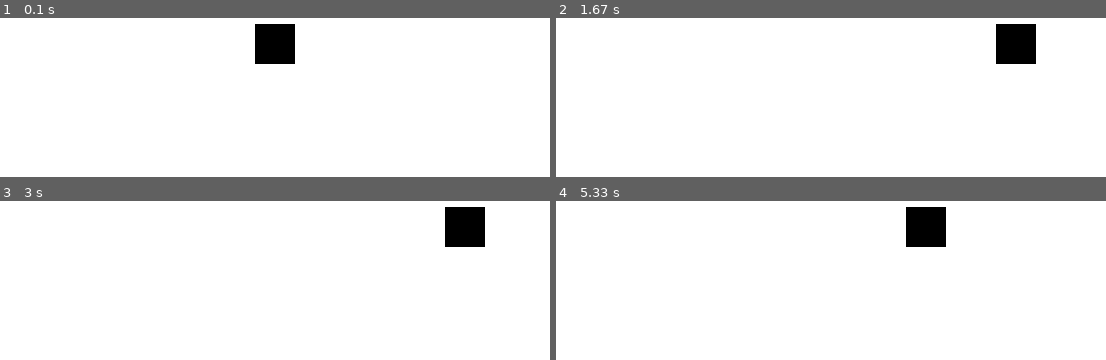
Above: before the commit, frames 1-4 (two rows, left to right).
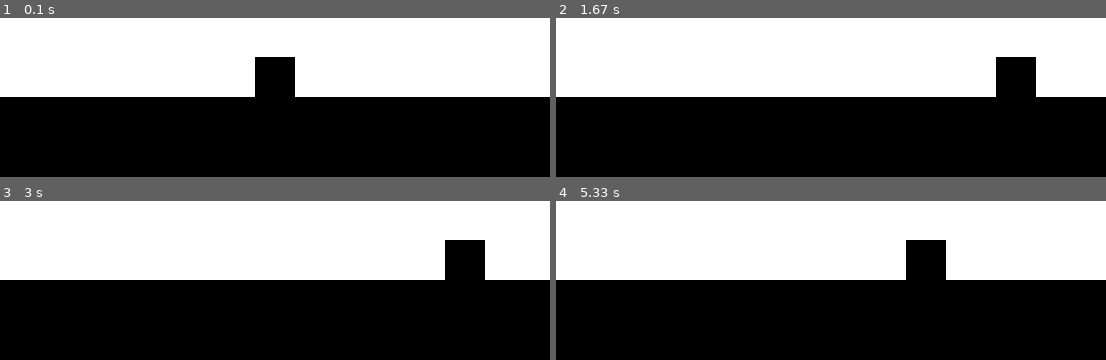
Above: after the commit, the same moments.

Repository: emilykrohn/pygamePlatformer
Game: pygame game, started from main.py
Two runs of this game, one before a commit and one after it. Both use one fixed random seed, a clock stepped at 60 frames per second and the inputs below.
Inputs:
- Up to frame 1 (0.1 s): no input
- Up to frame 2 (1.67 s): hold D 0.33-0.8 s; hold D 0.83-1.3 s; hold A from 1.33 s (still down)
- Up to frame 3 (3 s): release A at 1.87 s; hold A 1.9-2.3 s; hold D 2.33-2.97 s
- Up to frame 4 (5.33 s): hold A 3-3.47 s; hold D 3.5-3.97 s; hold D 4-4.47 s; hold A 4.5-5.03 s; hold A from 5.07 s (still down)

The runs differ from the first frame. In frame 1, 53% of the frame differs, in the area x 0-100%, y 3-100%; in frame 2, 53%; in frame 3, 53%; in frame 4, 53%.

Commit message:
Add ground

Diff:
--- a/main.py
+++ b/main.py
@@ -13,16 +13,20 @@
 SCREEN_HEIGHT = 400
 
 DISPLAYSURF = pygame.display.set_mode((SCREEN_WIDTH,SCREEN_HEIGHT)) # (0,0) is in top-left corner, (300,300) in bottom-right corner
-DISPLAYSURF.fill(WHITE)
 pygame.display.set_caption("Game")
 
 PLAYER_SPEED = 5
+
+ground = pygame.Rect(0,0,SCREEN_WIDTH, SCREEN_HEIGHT / 2)
+ground.center = (SCREEN_WIDTH / 2,0)
+ground.top = SCREEN_HEIGHT / 1.25
 
 class Player(pygame.sprite.Sprite):
     def __init__(self):
         super().__init__()
         self.Rect = pygame.Rect(0,0,40,40) # Create square size 40 by 40 pixels
-        self.Rect.center = (SCREEN_WIDTH / 2, SCREEN_HEIGHT / 1.5) # Change start position of player
+        self.Rect.center = (SCREEN_WIDTH / 2,0) # Change start position of player
+        self.Rect.bottom = SCREEN_HEIGHT / 1.25
 
     def move(self):
         key = pygame.key.get_pressed()
@@ -42,6 +46,7 @@
             pygame.quit()
             sys.exit()
     DISPLAYSURF.fill(WHITE)
+    pygame.draw.rect(DISPLAYSURF, BLACK, ground)
     player.draw(DISPLAYSURF)
     player.move()
     pygame.display.update()
